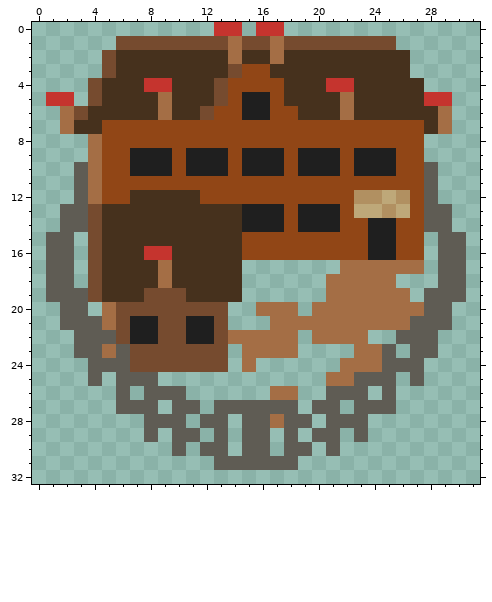
File history of a pixel-art sprite, Images/TileSets/Pix5/Tiles/Manufactory.png. The first picture shows the starting point.
The file is 32x33 pixels.
After:
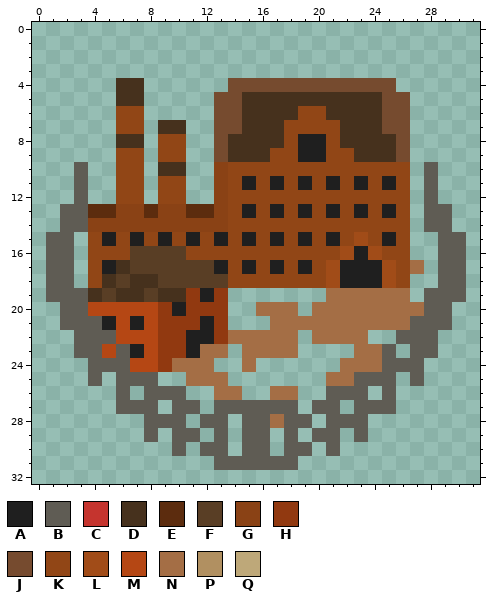
Palette (. is transparent): A #1f1f1f  B #5f5c54  C #c5342e  D #46311d  E #5c2c0e  F #593e25  G #8a4215  H #913910  J #764b2f  K #914616  L #a14c18  M #b54714  N #a46e45  P #b19061  Q #bea879
Difference:
Changed rows in their new state; - is an unchanged pixel.
first column x 1:
 0 ------------..-..------------
 1 -----....................----
 2 ----......................---
 3 ----......................---
 4 ---..--......JJJJJJJJJJJJ..--
 5 ..-..--.....-JDDD----D--JJ...
 6 -....KK.....JJDDDDKK-D--JJ...
 7 -....--.DD..JJDDD----DDDJJ...
 8 ---..DD.--..JDDDD-AA-DDDDJ.--
 9 ---..-K.K-..JDDDK---K-DDDJ.--
10 ---..-K.DD..G-KKK-KKK-KKK-.--
11 ---..--.--..G-A-A-A-A-A-A-.--
12 ---..-K.KK..G---------KKKK.--
13 ---EEGGEGGEEGK-K---K--AKAK.--
14 ---GGGGGGGGGGKKKK-KKK--KK-.--
15 ---KAKAKAKAKAKA-A-A-A-LK--.--
16 ---KKKFFFFKKKK-------LALK-.--
17 ---KA-FFFFFFAKAKAKAKLAAALK---
18 ---K-F--FFFFFKKKKKKKLAAALK---
19 ---DF--FDDHAH.---------------
20 ---MMMMMHAHHH----------------
21 ----AM-MHHH-H----------------
22 -----MMMHH--H----------------
23 ----M-AMHHANN----------------
24 ------MMHNNN.----------------
25 ----------NNN----------------
26 ------------NN---------------
